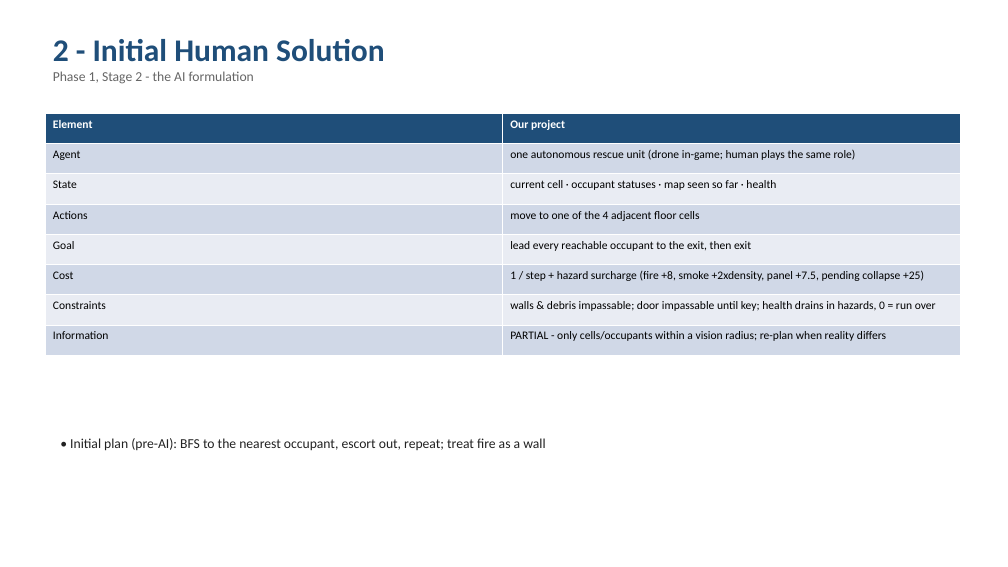
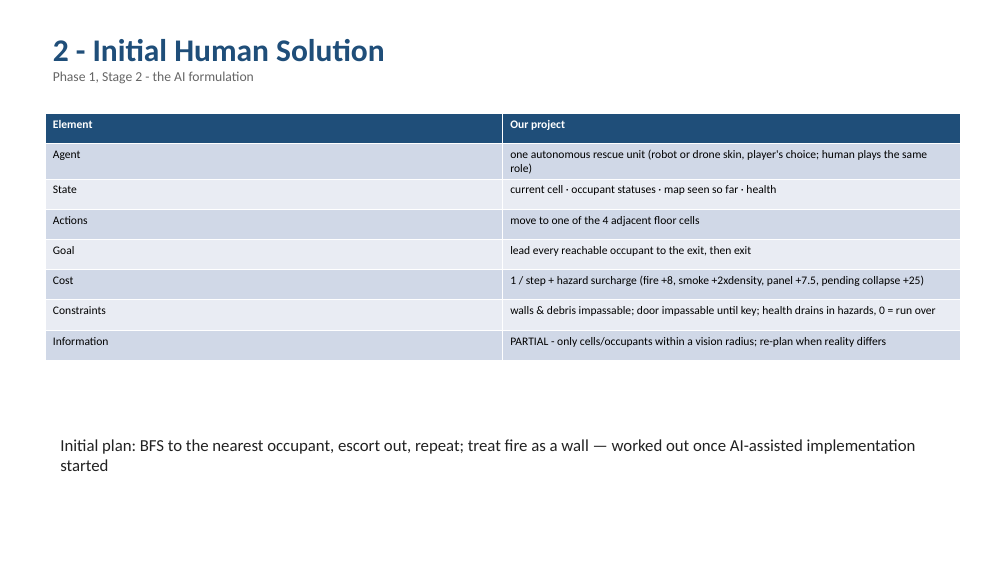
Before and after one commit to Jeb-Lee/CT3201_AI, a slide deck: slide 3 of docs/report/CT3201_Slides.pptx. Drawn at 1008x567 pixels with LibreOffice and Linux fonts; fonts in the diff are those of the drawing. Boxes give left, top, right and bottom in pixels: in the first picture for what was removed or moved away, otherwise in the second. Text is boxed around its words. In the diff, an @@ line names an element or a change of style, - is before the commit and + after.

```diff
--- a/docs/report/CT3201_Slides.pptx
+++ b/docs/report/CT3201_Slides.pptx
@@ table at (x1=45, y1=113, x2=960, y2=355) @@
-row 2, column 2: one autonomous rescue unit (drone in-game; human plays the same role)
+row 2, column 2: one autonomous rescue unit (robot or drone skin, player's choice; human plays the same role)
@@ text at (x1=60, y1=439, x2=916, y2=471): text changed; size 13 to 16 pt @@
-• Initial plan (pre-AI): BFS to the nearest occupant, escort out, repeat; treat fire as a wall
+Initial plan: BFS to the nearest occupant, escort out, repeat; treat fire as a wall — worked out once AI-assisted implementation started
```
Also in this commit, not shown: 6 other slides changed, 1 slide added.
